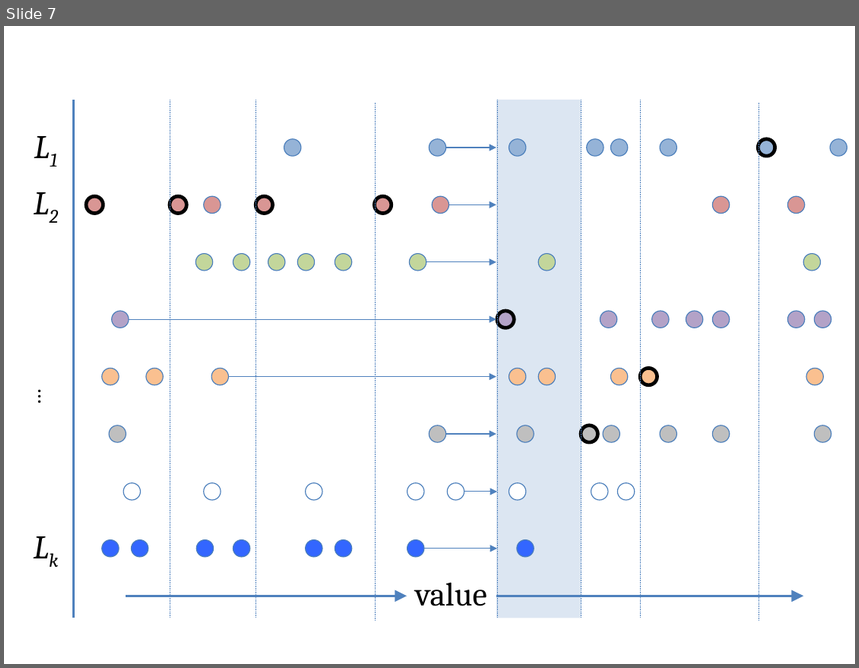
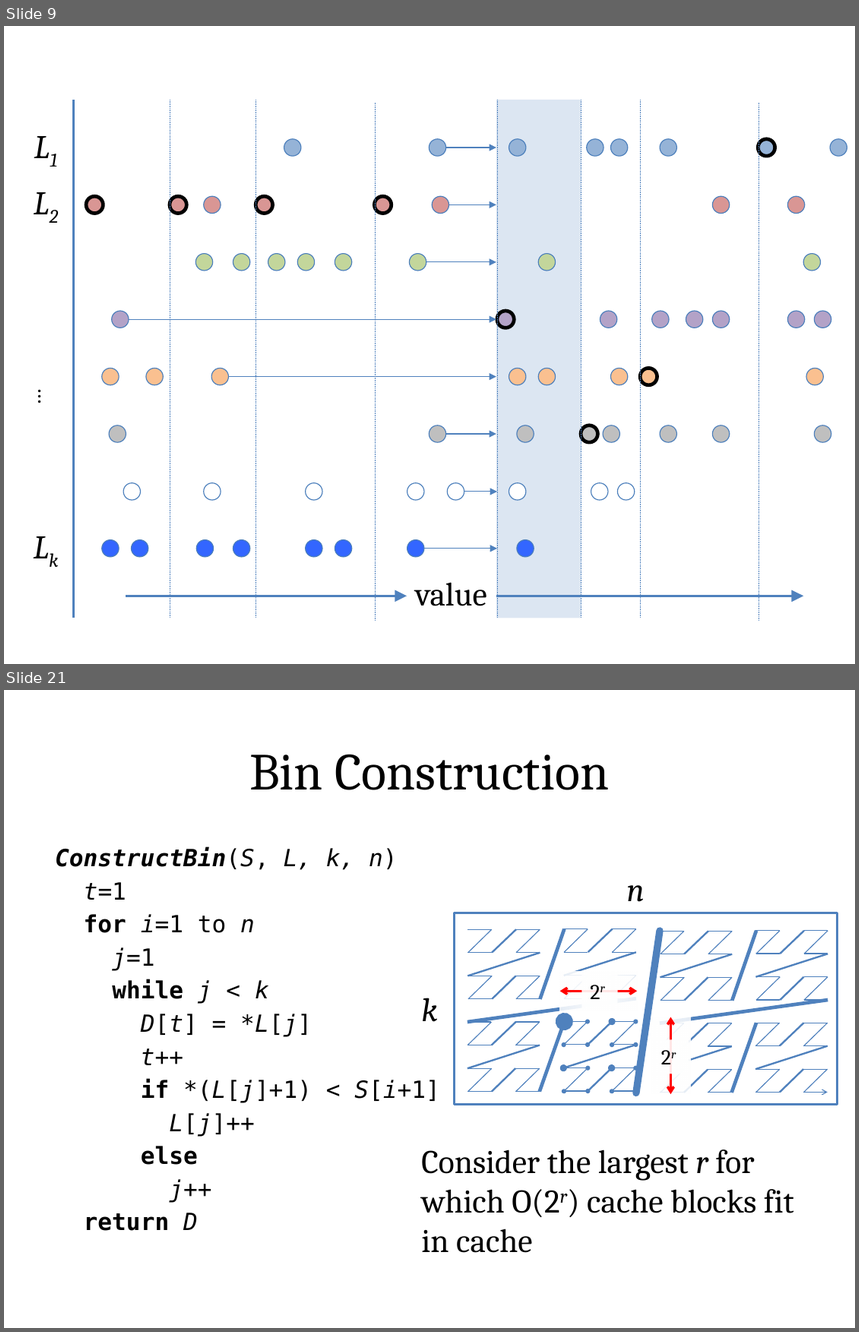
Before and after one commit to vineetgopal/fractals_paper, a slide deck: final_presentation.pptx. Shown one above the other, each under a label of ours: slide 7 before the commit, slides 9 and 21 after it; the slides between them are not shown. The pictures are 859x668 and 859x1332 pixels, drawn with LibreOffice and Linux fonts; fonts in the diff are those of the drawing. Boxes give left, top, right and bottom in pixels: in the first picture for what was removed or moved away, otherwise in the second. Text is boxed around its words. In the diff, an @@ line names an element or a change of style, - is before the commit and + after.

```diff
--- a/final_presentation.pptx
+++ b/final_presentation.pptx
@@ slide 21 added at bbox=[4, 690, 855, 1328], background #FFFFFF @@
@@ title added at bbox=[249, 754, 609, 790], 44 pt, text #000000 @@
+Bin Construction
@@ text added at bbox=[55, 847, 440, 1231], 20 pt, text #000000 @@
+ConstructBin(S, L, k, n)
+t=1
+for i=1 to n
+j=1
+while j < k
+D[t] = *L[j]
+t++
+if *(L[j]+1) < S[i+1]
+L[j]++
+else
+j++
+return D
@@ text added at bbox=[627, 885, 645, 902], 28 pt, text #000000, italic @@
+n
@@ rectangle added at bbox=[454, 913, 837, 1104], outline #4F81BD 2 pt @@
@@ line added from (636, 1094) to (661, 931), #4F81BD 6 pt @@
@@ rectangle added at bbox=[560, 972, 637, 1011], fill gradient #FFFFFF @@
@@ text added at bbox=[582, 974, 618, 1008], 18 pt, text #000000 @@
+2r
@@ text added at bbox=[421, 998, 437, 1022], 28 pt, text #000000, italic @@
+k
@@ double arrow added from (560, 991) to (637, 991), #FF0000 2 pt @@
@@ group added at bbox=[468, 929, 636, 1092]: 47 lines, 1 arrow @@
@@ rectangle added at bbox=[651, 1018, 690, 1095], fill gradient #FFFFFF @@
@@ double arrow added from (671, 1018) to (671, 1094), #FF0000 2 pt @@
@@ group added at bbox=[661, 931, 828, 1093]: 62 lines, 1 arrow @@
@@ text added at bbox=[652, 1040, 688, 1074], 18 pt, text #000000 @@
+2r
@@ group added at bbox=[563, 1022, 636, 1092]: 15 arrows @@
@@ text added at bbox=[421, 1150, 794, 1253], 28 pt, text #000000 @@
+Consider the largest r for which O(2r) cache blocks fit in cache
@@ what was slide 7 is now slide 9 @@
```
Also in this commit, not shown: 10 slides changed, 7 other slides added, 1 other file.
